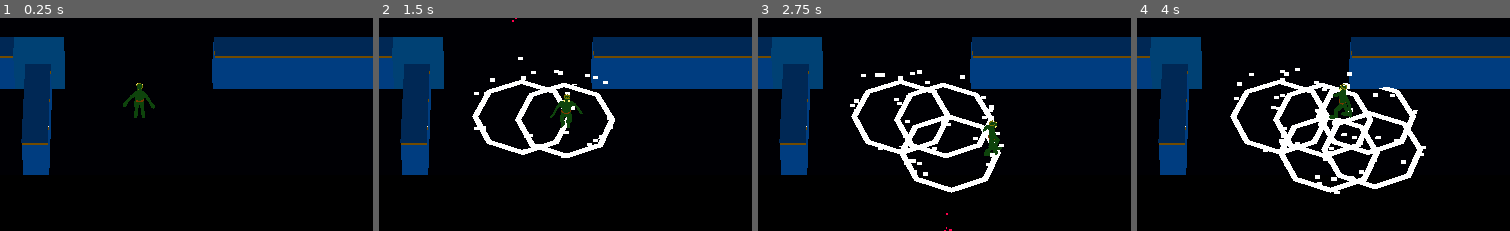
Above: before the commit, frames 1-4 (left to right).
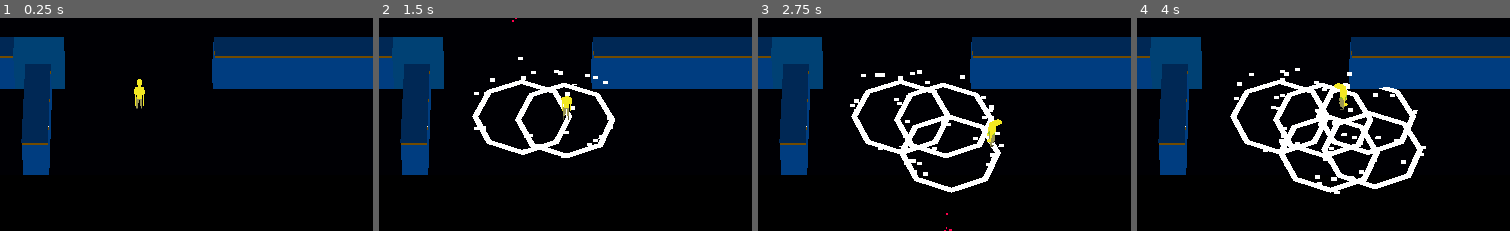
Above: after the commit, the same moments.

Repository: ralabate/30ddl
Game: Godot game, scene res://main.tscn
The game is run twice, just before and just after one commit, with the same random seed, the same clock (stepped at 60 frames per second) and the same inputs.
Inputs:
- Up to frame 1 (0.25 s): no input
- Up to frame 2 (1.5 s): tap Enter (ui_accept) at 0.5, 0.77 s; hold Right (ui_right) 0.53-1.28 s; tap A (player_mine) at 0.6, 1.35 s; hold Down (ui_down) from 1.28 s (still down)
- Up to frame 3 (2.75 s): tap Enter (ui_accept) at 1.52 s; release Down (ui_down) at 2.03 s; hold Right (ui_right) from 2.03 s (still down); tap A (player_mine) at 2.1 s
- Up to frame 4 (4 s): release Right (ui_right) at 2.78 s; hold Up (ui_up) 2.78-3.53 s; tap A (player_mine) at 2.85, 3.6 s; tap Enter (ui_accept) at 3.02, 3.77 s; hold Left (ui_left) from 3.53 s (still down)
The pictures show only the part of the screen within x 31-81%, y 50-100%; the shares and areas given below are measured in that part.

The runs differ from the first frame. In frame 1, 0.5% of the frame differs, in the area x 32-42%, y 28-47%; in frame 2, 0.5%; in frame 3, 0.5%; in frame 4, 0.5%.

Commit message:
new prince

Diff:
--- a/gauntlet/player/player.gd
+++ b/gauntlet/player/player.gd
@@ -53,12 +53,9 @@
 		self.velocity.x = direction.x * SPEED
 		self.velocity.z = direction.z * SPEED
 
-		animation_player.play("lizard_prince_walk")
 	else:
 		self.velocity.x = move_toward(velocity.x, 0, SPEED)
 		self.velocity.z = move_toward(velocity.z, 0, SPEED)
-
-		animation_player.stop()
 
 	move_and_slide()
 
--- a/gauntlet/player/player.tscn
+++ b/gauntlet/player/player.tscn
@@ -1,7 +1,7 @@
 [gd_scene load_steps=4 format=3 uid="uid://bwl2b12apn8uh"]
 
 [ext_resource type="Script" uid="uid://c2rbukwe2bpc7" path="res://player/player.gd" id="1_4flbx"]
-[ext_resource type="PackedScene" uid="uid://hq41f26qus78" path="res://player/imported/lizard_prince_walk.glb" id="2_onrkg"]
+[ext_resource type="PackedScene" uid="uid://b8lrhgxp8l2x" path="res://player/imported/lizardprince_idle.glb" id="2_rkbax"]
 
 [sub_resource type="CapsuleShape3D" id="CapsuleShape3D_sh265"]
 
@@ -13,11 +13,6 @@
 [node name="CollisionShape3D" type="CollisionShape3D" parent="."]
 shape = SubResource("CapsuleShape3D_sh265")
 
-[node name="AnimatedMesh" parent="." instance=ExtResource("2_onrkg")]
+[node name="AnimatedMesh" parent="." instance=ExtResource("2_rkbax")]
 unique_name_in_owner = true
-transform = Transform3D(-1, 0, -8.74228e-08, 0, 1, 0, 8.74228e-08, 0, -1, 0, -1, 0)
-
-[node name="Mesh" parent="AnimatedMesh/Skeleton3D" index="0"]
-layers = 2
-
-[editable path="AnimatedMesh"]
+transform = Transform3D(-1, 0, -8.74228e-08, 0, 1, 0, 8.74228e-08, 0, -1, 0, -0.5, 0)
